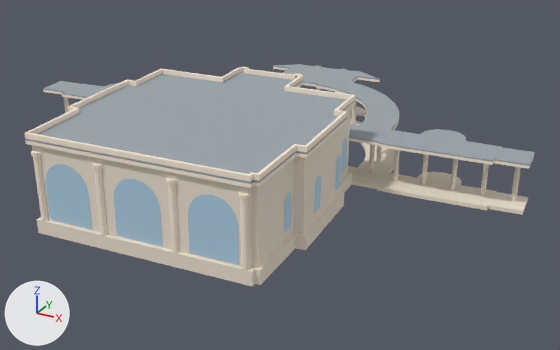
A saved change to the glTF model collection/palais-galliera/low.glb.
Rendered twice from a 50 mm lens placed at (53.6, -86.4, 44.6), pointed at (4.3, 3.2, -0.2). The axes (+X, +Y, +Z) are drawn at lower left. The lights are the same throughout. The older version comes first.

Names of what the first picture shows: 'roof', 'stone', 'trim', 'window'.
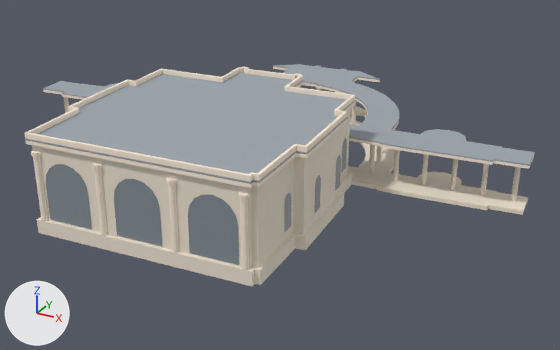
Boxes [x1, y1, x2, y2] around the edits, measured in the pictures (560 x 350 px):
'window', recoloured (darker)
    both: [46, 138, 347, 265]

Diff of the bpy script that builds the scene:
```diff
--- a/collection/palais-galliera/low.glb.py
+++ b/collection/palais-galliera/low.glb.py
@@ mat_window @@
 mat_window = principled_material('window')
-mat_window.base_color = (0.371, 0.552, 0.694)  # blue #a4c4d9
+mat_window.base_color = (0.127, 0.191, 0.254)  # blue #64798a
 mat_window.roughness = 0.65
```
